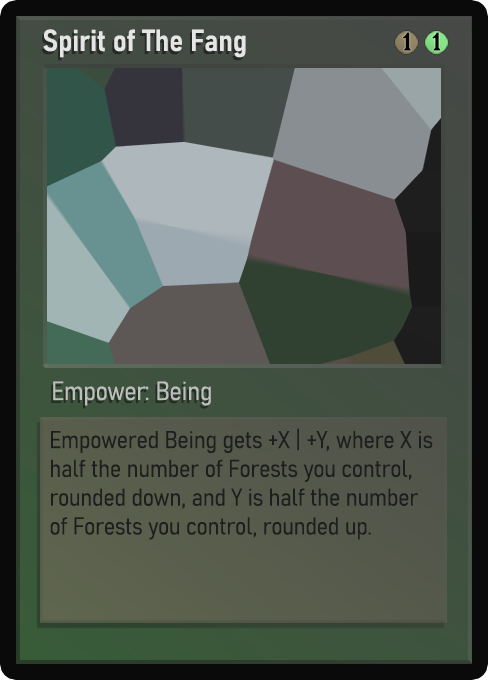
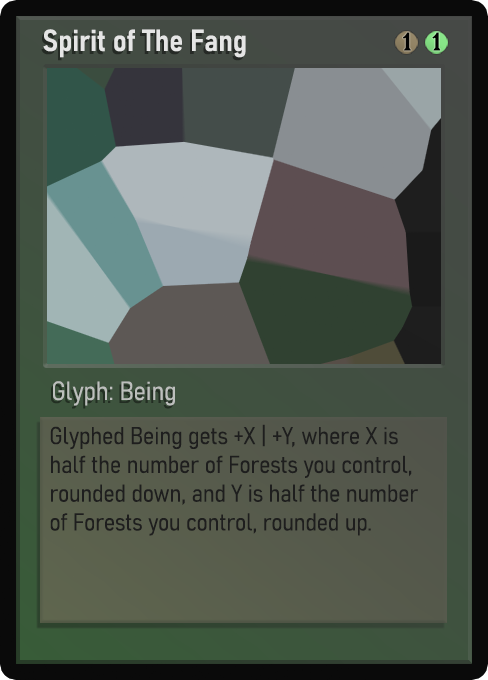
Revision of a layered 488 × 680 image; what changed, layer by layer:
painted on "Class" over [53, 381, 211, 406]
painted on "Desc_norm" over [50, 424, 433, 540]
